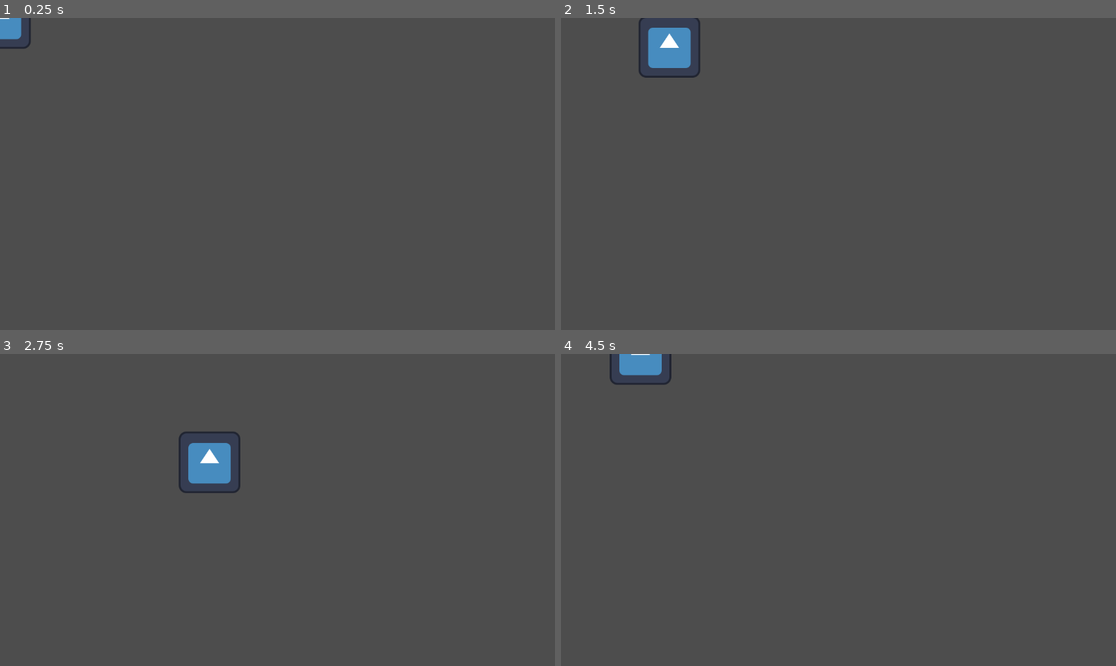
Above: before the commit, frames 1-4 (two rows, left to right).
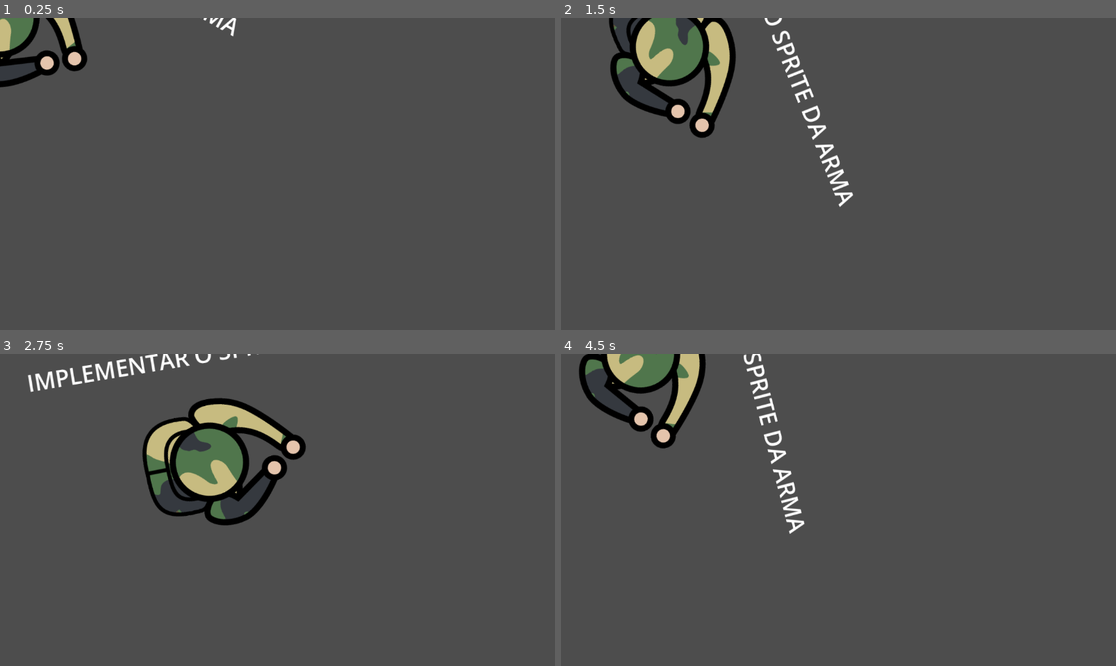
Above: after the commit, the same moments.

Repository: TarikPonciano/2025.07.11---Top-Down-Shooter---FadingPixel
Game: Godot game, scene res://scenes/jogador.tscn
Same seed, same stepped clock (60 frames per second), same inputs: the game is played once before the commit and once after it. The project has no main scene, so this scene is started directly. The engine's default icon, where the game draws it, is replaced by a stand-in: a white triangle on a blue panel in a dark square.
Inputs (mouse positions are in pixels of both pictures, inside the frame that each line leads up to):
- Up to frame 1 (0.25 s): no input
- Up to frame 2 (1.5 s): tap Enter at 0.5 s; move the mouse to (960, 158) at 0.52 s; hold Right (ui_right) 0.53-1.28 s; move the mouse to (727, 189) at 1.27 s; hold Down (ui_down) from 1.28 s (still down)
- Up to frame 3 (2.75 s): move the mouse to (333, 441) at 2.02 s; release Down (ui_down) at 2.03 s; hold Right (ui_right) from 2.03 s (still down)
- Up to frame 4 (4.5 s): move the mouse to (810, 572) at 2.77 s; release Right (ui_right) at 2.78 s; hold Up (ui_up) 2.78-3.53 s; move the mouse to (1005, 556) at 3.52 s; hold Left (ui_left) from 3.53 s (still down); move the mouse to (672, 463) at 4.27 s

The runs differ from the first frame. In frame 1, 2.2% of the frame differs, in the area x 0-43%, y 0-23%; in frame 2, 6.3%; in frame 3, 7.8%, in the area x 5-56%, y 0-56%; in frame 4, 4.7%.

Commit message:
Skin Implementada

Diff:
--- a/scenes/jogador.tscn
+++ b/scenes/jogador.tscn
@@ -1,15 +1,55 @@
 [gd_scene format=3 uid="uid://b0o2axsf67l8g"]
 
 [ext_resource type="Script" uid="uid://brds263jrmynp" path="res://scripts/jogador.gd" id="1_g1ob3"]
-[ext_resource type="Texture2D" uid="uid://dkbf2rfhlfi84" path="res://assets/icon.svg" id="1_uahlj"]
 [ext_resource type="Shape2D" uid="uid://bm4p86epu167" path="res://assets/colisao_jogador.tres" id="2_g1ob3"]
+[ext_resource type="Texture2D" uid="uid://bylsa8iwpgh6k" path="res://assets/Skins-Player.png" id="3_g1ob3"]
 
 [node name="Jogador" type="CharacterBody2D" unique_id=1150197207]
 script = ExtResource("1_g1ob3")
 
-[node name="Sprite2D" type="Sprite2D" parent="." unique_id=402771212]
-texture = ExtResource("1_uahlj")
-
 [node name="CollisionShape2D" type="CollisionShape2D" parent="." unique_id=24116692]
+visible = false
 position = Vector2(-1, -2)
 shape = ExtResource("2_g1ob3")
+
+[node name="Sprite" type="Node2D" parent="." unique_id=571930770]
+rotation = -1.8173202
+
+[node name="Corpo" type="Sprite2D" parent="Sprite" unique_id=1129290585]
+texture = ExtResource("3_g1ob3")
+region_enabled = true
+region_rect = Rect2(1971, 1365, 197, 105)
+
+[node name="Mochila" type="Sprite2D" parent="Sprite" unique_id=1431893327]
+position = Vector2(16, -64)
+rotation = 0.21844429
+texture = ExtResource("3_g1ob3")
+region_enabled = true
+region_rect = Rect2(1967, 1206, 205, 140)
+
+[node name="Braço Dir" type="Sprite2D" parent="Sprite" unique_id=1698121284]
+position = Vector2(-90, 46)
+texture = ExtResource("3_g1ob3")
+region_enabled = true
+region_rect = Rect2(2421, 1220, 103, 199)
+
+[node name="Braço Esq" type="Sprite2D" parent="Sprite" unique_id=2074454070]
+position = Vector2(32, 99)
+rotation = 0.38973054
+texture = ExtResource("3_g1ob3")
+region_enabled = true
+region_rect = Rect2(2601, 1203, 132, 243)
+
+[node name="Cabeça" type="Sprite2D" parent="Sprite" unique_id=2057850742]
+texture = ExtResource("3_g1ob3")
+region_enabled = true
+region_rect = Rect2(2187, 1194, 165, 165)
+
+[node name="Label" type="Label" parent="." unique_id=1294149952]
+offset_left = -346.0
+offset_top = -258.0
+offset_right = 441.0
+offset_bottom = -191.0
+rotation = 0.0026089083
+theme_override_font_sizes/font_size = 48
+text = "IMPLEMENTAR O SPRITE DA ARMA"
--- a/scripts/jogador.gd
+++ b/scripts/jogador.gd
@@ -3,11 +3,15 @@
 
 const SPEED = 300.0
 const JUMP_VELOCITY = -400.0
+# Direction vai se referir ao movimento do jogador
 var direction = Vector2(0,0)
+
 
 func _physics_process(delta: float) -> void:
 
+	rotacionar_corpo()
 	mover()
+
 
 	move_and_slide()
 
@@ -16,3 +20,6 @@
 	direction = Input.get_vector("ui_left", "ui_right", "ui_up", "ui_down")
 
 	velocity = SPEED * direction
+
+func rotacionar_corpo():
+	look_at(get_global_mouse_position())
Binary file added: assets/Skins-Player.png
Not shown, added: assets/Skins-Player.png.import
Not shown, changed: .DS_Store
